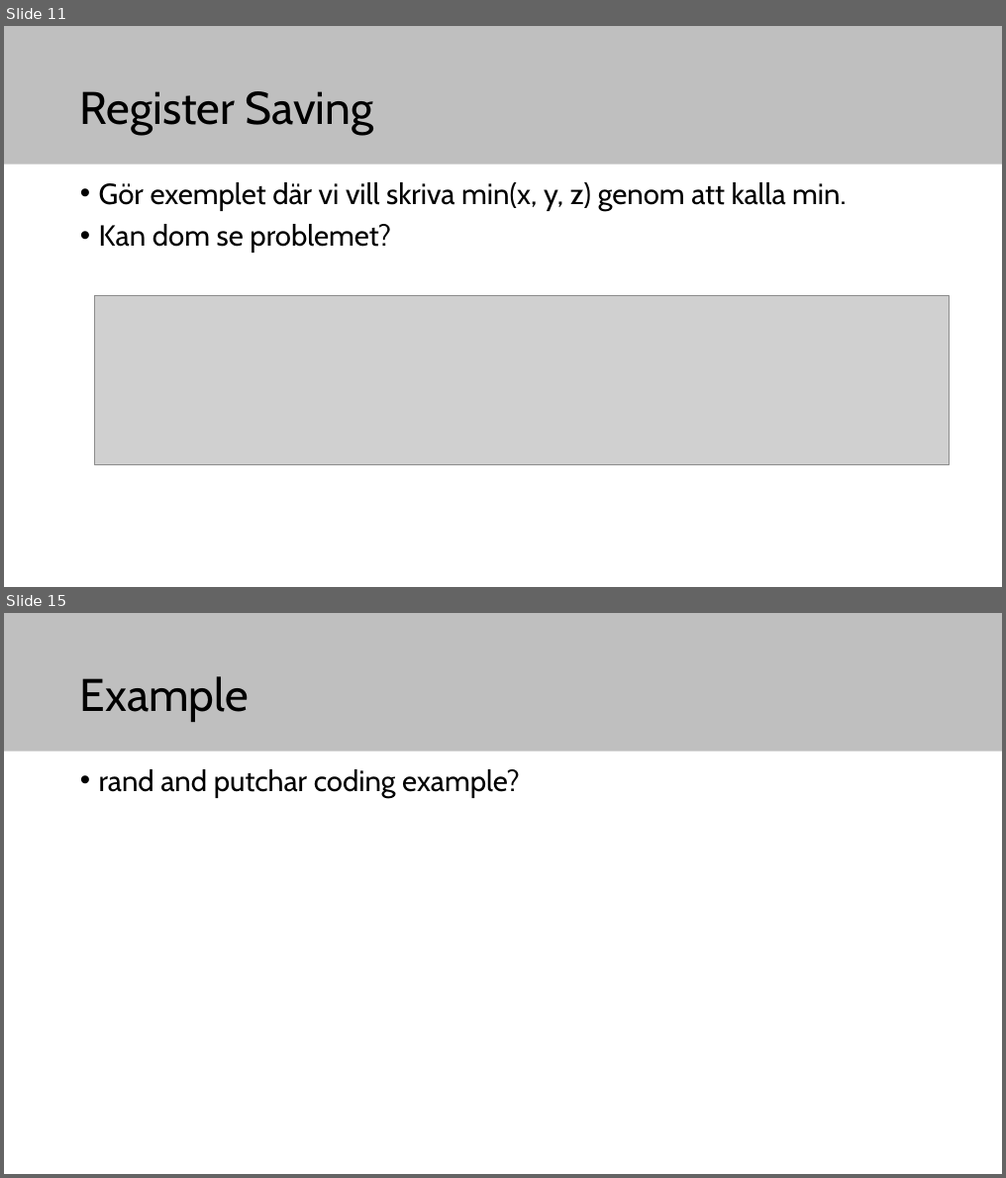
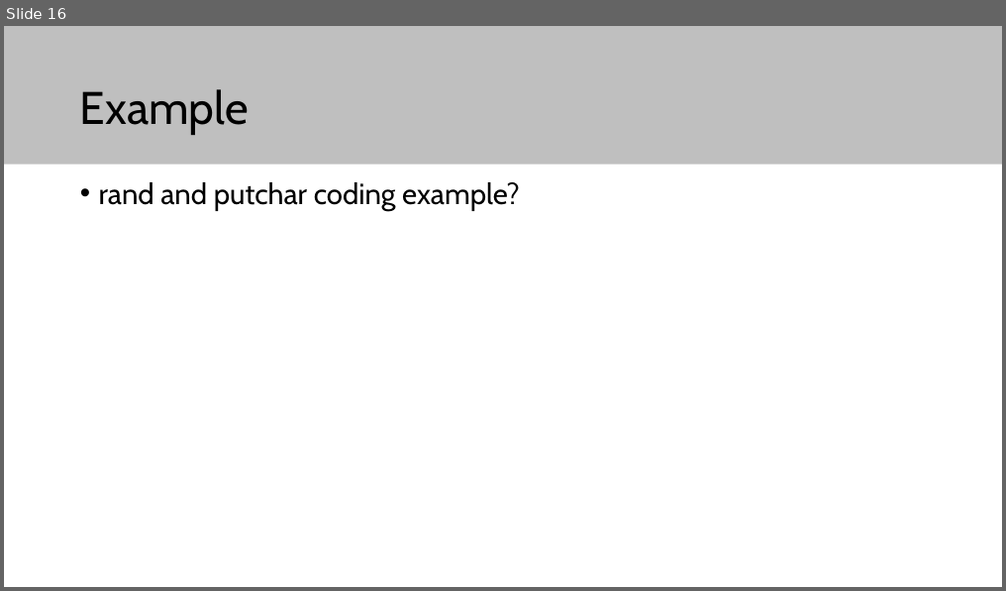
Before and after one commit to elias-at-chalmers/mop-lecture_notes-mirror, a slide deck: slides/lecture03-assembly2.pptx. Shown one above the other, each under a label of ours: slides 11 and 15 before the commit, slide 16 after it; the slides between them are not shown. The pictures are 1006x1178 and 1006x591 pixels, drawn with LibreOffice and Linux fonts; fonts in the diff are those of the drawing; grey boxes stand for pictures. Boxes give left, top, right and bottom in pixels: in the first picture for what was removed or moved away, otherwise in the second. Text is boxed around its words. In the diff, an @@ line names an element or a change of style, - is before the commit and + after.

```diff
--- a/slides/lecture03-assembly2.pptx
+++ b/slides/lecture03-assembly2.pptx
@@ slide 11 removed at (4,26,1002,587), background #FFFFFF; not listed: 1 template element that a slide beside it also shows @@
@@ title removed at (80,91,374,135) @@
-Register Saving
@@ text removed at (99,182,846,253) @@
-• Gör exemplet där vi vill skriva min(x, y, z) genom att kalla min.
-• Kan dom se problemet?
@@ picture removed at (94,295,948,466) @@
@@ what was slide 15 is now slide 16 @@
```
Also in this commit, not shown: 4 slides changed, 7 slides added, 3 other slides removed.
